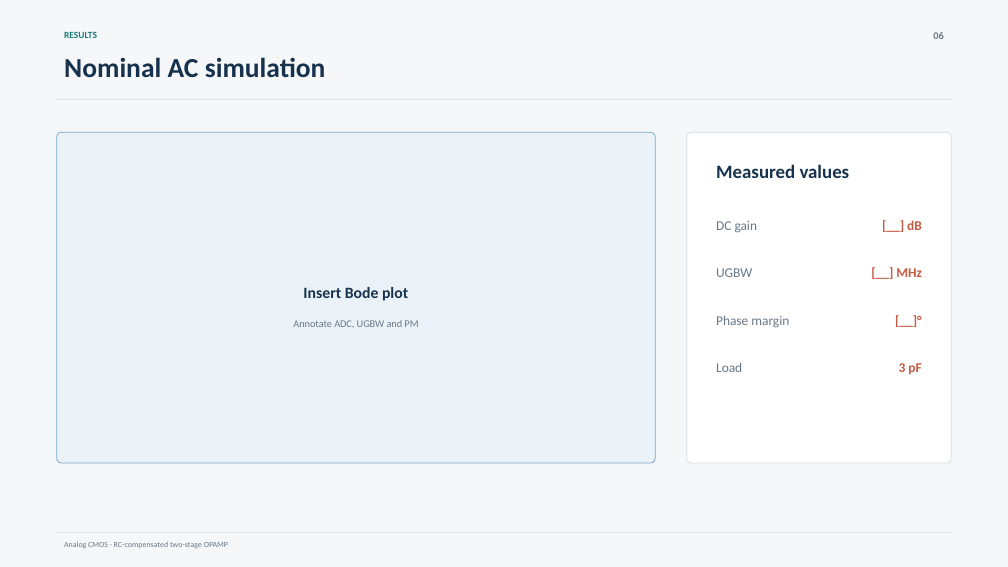
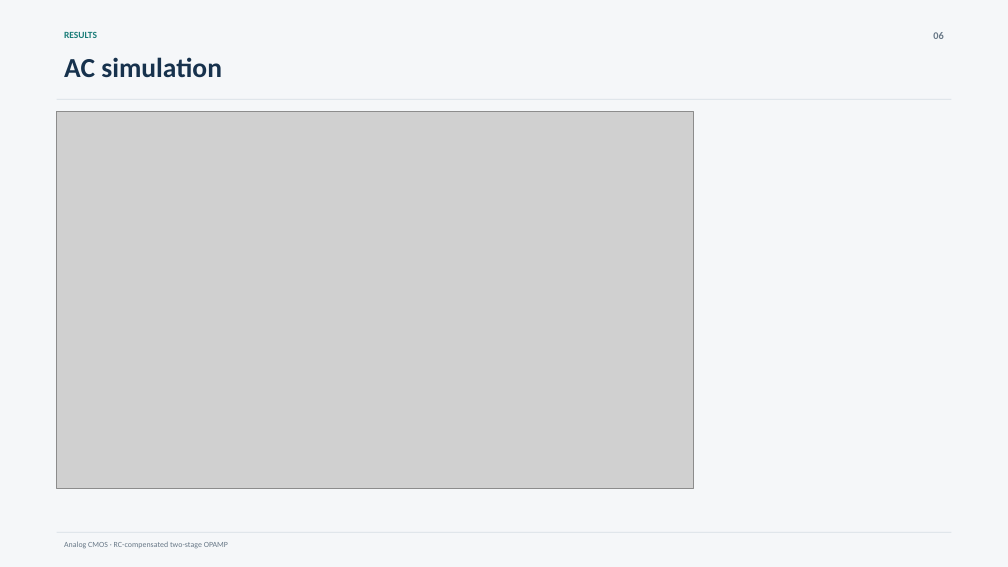
Before and after one commit to danieldongzy-boop/Notes, a slide deck: slide 6 of Uni Freiburg/Analog Cmos/rc_compensated_opamp_presentation_10slides.pptx. Drawn at 1008x567 pixels with LibreOffice and Linux fonts; fonts in the diff are those of the drawing; grey boxes stand for pictures. Boxes give left, top, right and bottom in pixels: in the first picture for what was removed or moved away, otherwise in the second. Text is boxed around its words. In the diff, an @@ line names an element or a change of style, - is before the commit and + after.

```diff
--- a/Uni Freiburg/Analog Cmos/rc_compensated_opamp_presentation_10slides.pptx
+++ b/Uni Freiburg/Analog Cmos/rc_compensated_opamp_presentation_10slides.pptx
@@ text at [64, 57, 222, 78]: text changed @@
-Nominal AC simulation
+AC simulation
@@ picture added at [57, 112, 693, 489] @@
@@ rounded rectangle removed at [57, 132, 656, 464] @@
@@ rounded rectangle removed at [687, 132, 951, 464] @@
@@ text removed at [716, 164, 850, 178] @@
-Measured values
@@ text removed at [716, 221, 758, 233] @@
-DC gain
@@ text removed at [907, 220, 922, 230] @@
-[__] dB
@@ text removed at [716, 268, 752, 277] @@
-UGBW
@@ text removed at [896, 268, 921, 277] @@
-[__] MHz
@@ text removed at [303, 287, 408, 301] @@
-Insert Bode plot
@@ text removed at [293, 320, 418, 328] @@
-Annotate ADC, UGBW and PM
@@ text removed at [716, 315, 789, 328] @@
-Phase margin
@@ text removed at [851, 309, 929, 330] @@
-[__]°
@@ text removed at [716, 362, 742, 372] @@
-Load
@@ text removed at [899, 363, 921, 374] @@
-3 pF
```
Also in this commit, not shown: 6 other slides changed, 3 slides added, 2 slides removed, 4 other files.
